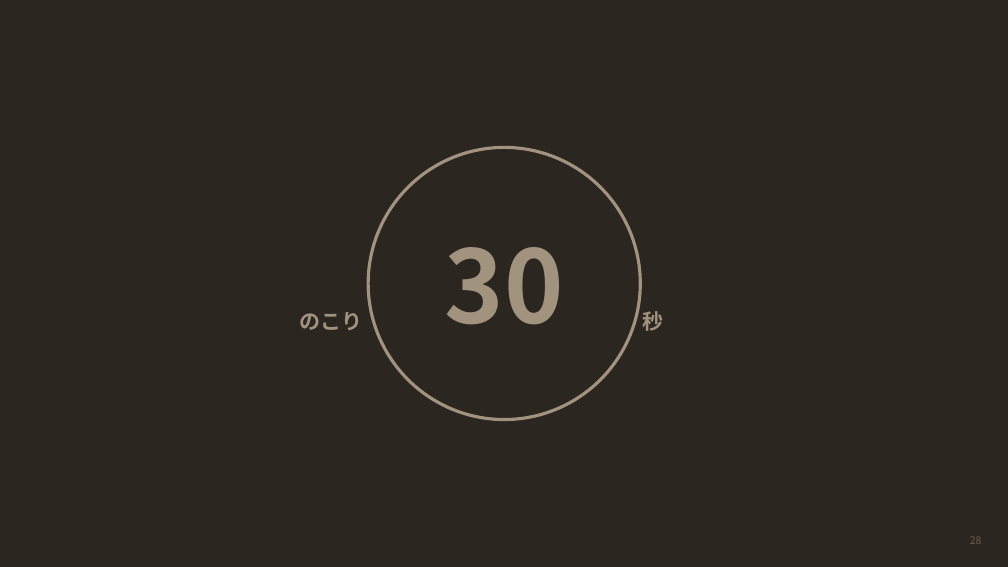
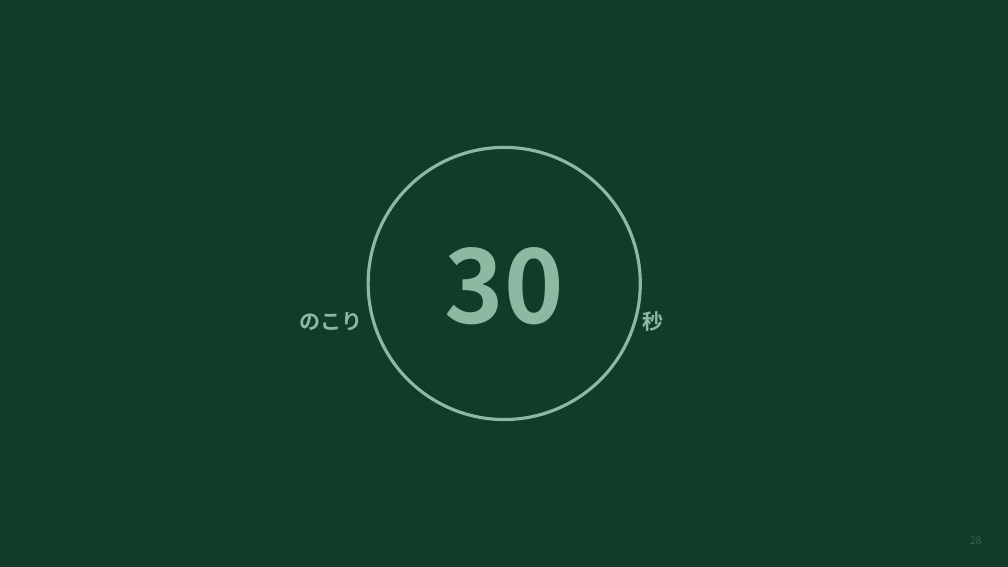
Before and after one commit to mananyon/manayonekura, a slide deck: slide 28 of docs/slides/APNET-keicho-60min.pptx. Drawn at 1008x567 pixels with LibreOffice and Linux fonts; fonts in the diff are those of the drawing. Boxes give left, top, right and bottom in pixels: in the first picture for what was removed or moved away, otherwise in the second. Text is boxed around its words. In the diff, an @@ line names an element or a change of style, - is before the commit and + after.

```diff
--- a/docs/slides/APNET-keicho-60min.pptx
+++ b/docs/slides/APNET-keicho-60min.pptx
@@ background #2B2620 to #123C2A @@
@@ ellipse at <box>368,147,640,420</box>: fill #2B2620 to #123C2A; outline #A2937F 3 pt to #8FB8A2 3 pt @@
@@ text colour #A2937F to #8FB8A2 in 3 elements at <box>445,247,564,325</box>, <box>300,312,363,330</box>, <box>643,311,664,331</box> @@
@@ text "28" at <box>970,533,982,548</box>: text colour #6B5F51 to #3A6450 @@
```
Also in this commit, not shown: 62 other slides changed, 2 other files.
